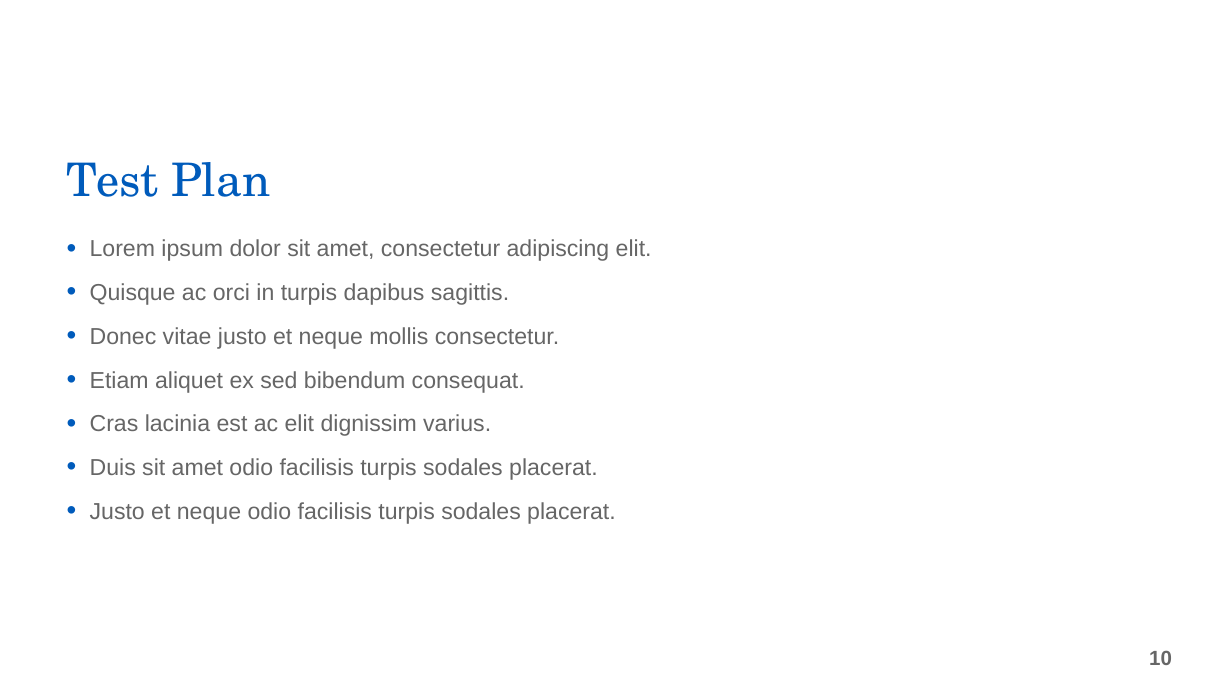
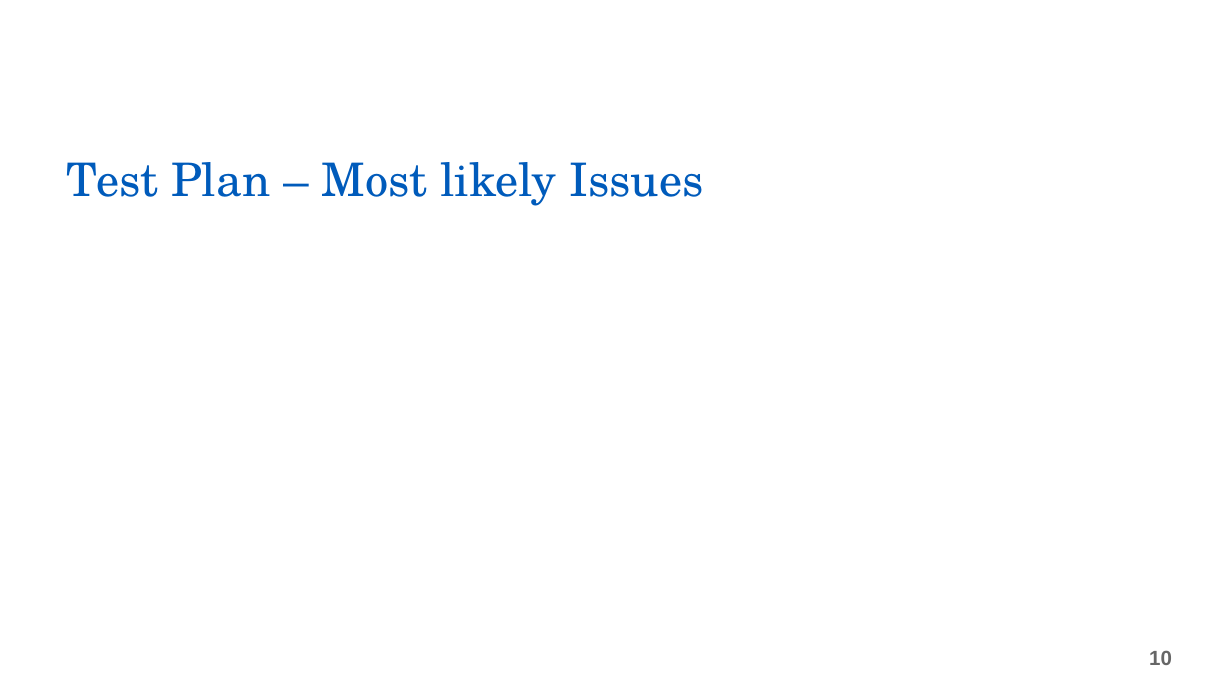
Before and after one commit to CPompey1/Xplore-Project, a slide deck: slide 10 of docs/Xplore Overview Presentation.pptx. Drawn at 1232x693 pixels with LibreOffice and Linux fonts; fonts in the diff are those of the drawing; background and template pictures are left out. Boxes give left, top, right and bottom in pixels: in the first picture for what was removed or moved away, otherwise in the second. Text is boxed around its words. In the diff, an @@ line names an element or a change of style, - is before the commit and + after.

Commit message:
updated presentation

```diff
--- a/docs/Xplore Overview Presentation.pptx
+++ b/docs/Xplore Overview Presentation.pptx
@@ title at [67, 162, 703, 206]: text changed @@
-Test Plan
+Test Plan – Most likely Issues
@@ text removed at [90, 239, 652, 524] @@
-• Lorem ipsum dolor sit amet, consectetur adipiscing elit.
-• Quisque ac orci in turpis dapibus sagittis.
-• Donec vitae justo et neque mollis consectetur.
-• Etiam aliquet ex sed bibendum consequat.
-• Cras lacinia est ac elit dignissim varius.
-• Duis sit amet odio facilisis turpis sodales placerat.
-• Justo et neque odio facilisis turpis sodales placerat.
```
Also in this commit, not shown: 4 other slides changed, 1 slide added, 1 slide removed.
